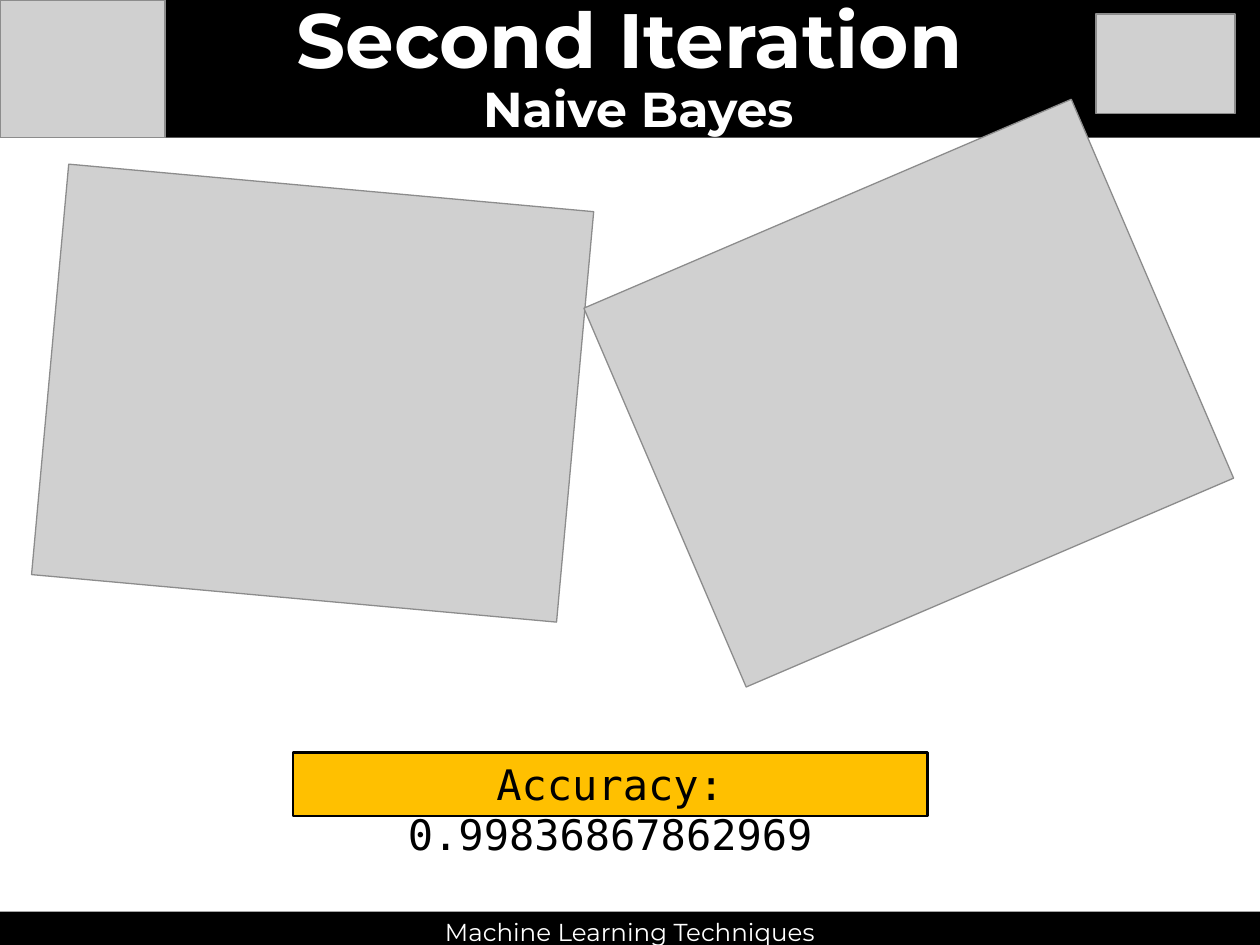
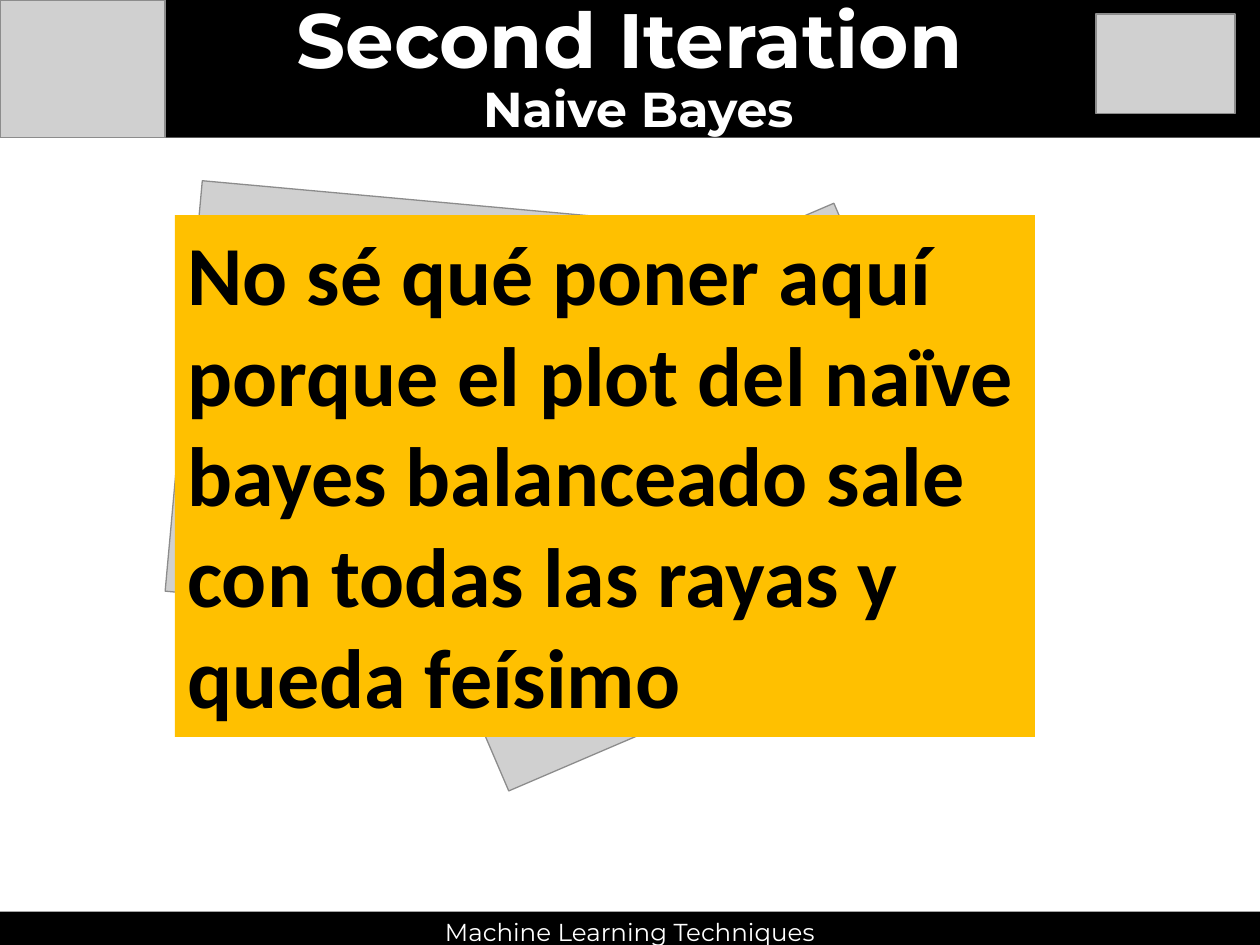
Before and after one commit to thmasker/ML_lab, a slide deck: slide 6 of Task3/doc/Task3.pptx. Drawn at 1260x945 pixels with LibreOffice and Linux fonts; fonts in the diff are those of the drawing; grey boxes stand for pictures. Boxes give left, top, right and bottom in pixels: in the first picture for what was removed or moved away, otherwise in the second. Text is boxed around its words. In the diff, an @@ line names an element or a change of style, - is before the commit and + after.

```diff
--- a/Task3/doc/Task3.pptx
+++ b/Task3/doc/Task3.pptx
@@ picture: place and size @@
-picture at [32, 163, 593, 622]
+picture at [165, 181, 727, 639]
@@ picture: place and size @@
-picture at [584, 99, 1234, 686]
+picture at [346, 203, 996, 791]
@@ rectangle added at [175, 215, 1036, 737], fill #FFC000, 48 pt, text #000000, bold @@
+No sé qué poner aquí porque el plot del naïve bayes balanceado sale con todas las rayas y queda feísimo
@@ rectangle removed at [294, 752, 927, 815] @@
-Accuracy: 0.99836867862969
```
Also in this commit, not shown: 5 other slides changed, 3 slides added.
